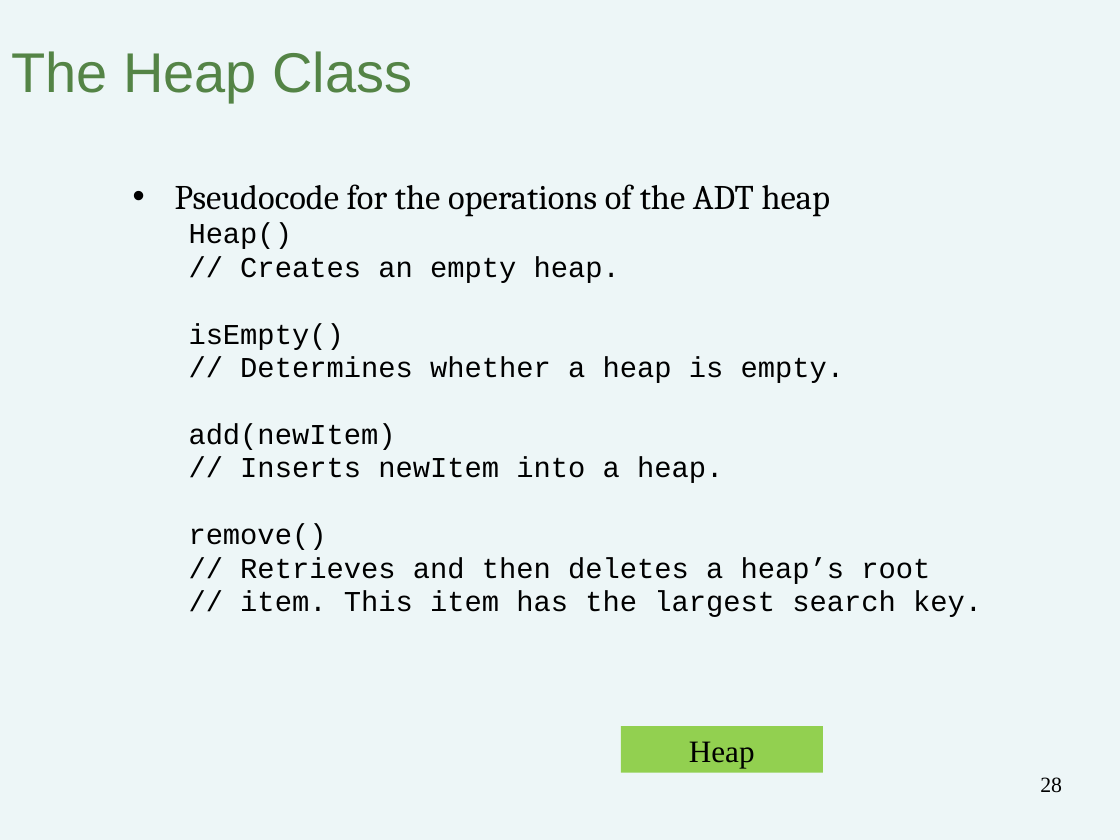
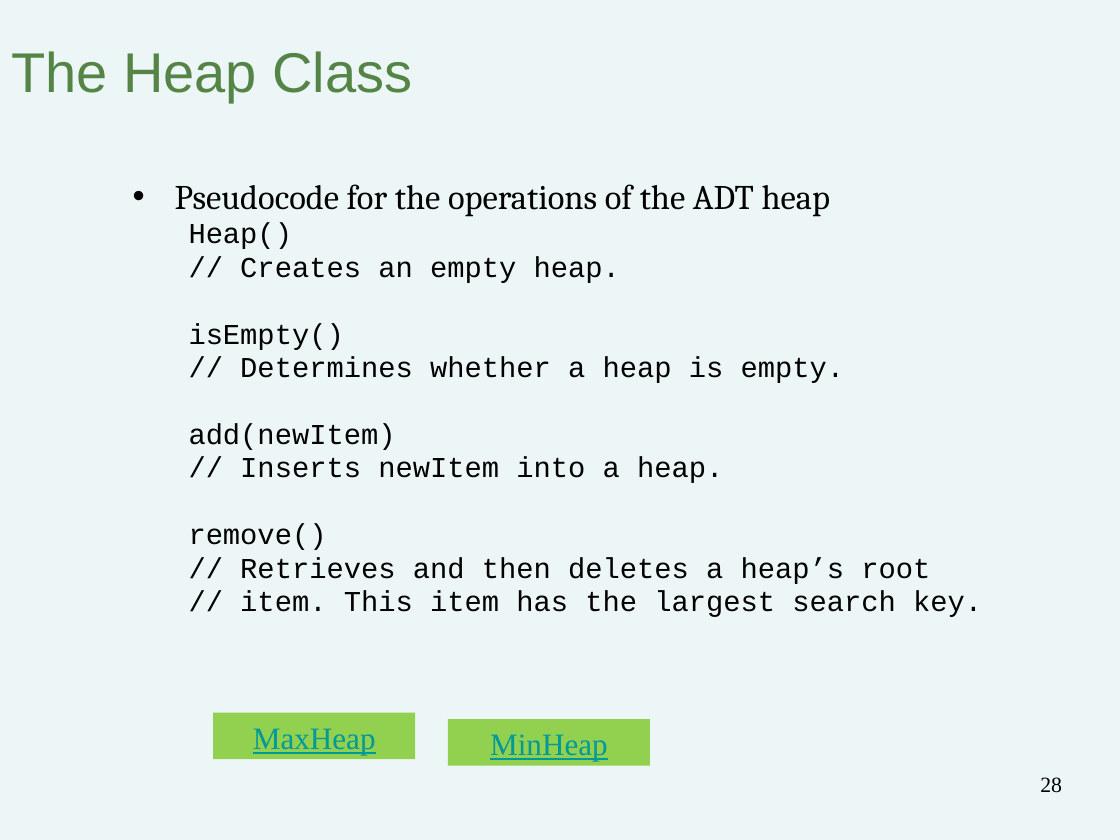
Before and after one commit to bzartoshty/bzartoshty.github.io, a slide deck: slide 28 of COMP182/Lectures/Lecture11/Lecture11-PQ.pptx. Drawn at 1120x840 pixels with LibreOffice and Linux fonts; fonts in the diff are those of the drawing. Boxes give left, top, right and bottom in pixels: in the first picture for what was removed or moved away, otherwise in the second. Text is boxed around its words. In the diff, an @@ line names an element or a change of style, - is before the commit and + after.

```diff
--- a/COMP182/Lectures/Lecture11/Lecture11-PQ.pptx
+++ b/COMP182/Lectures/Lecture11/Lecture11-PQ.pptx
@@ rectangle added at (x1=213, y1=712, x2=414, y2=759), fill #92D050, 20 pt, text #009999, underline @@
+MaxHeap
@@ rectangle added at (x1=448, y1=719, x2=650, y2=766), fill #92D050, 20 pt, text #009999, underline @@
+MinHeap
@@ rectangle removed at (x1=620, y1=726, x2=822, y2=773) @@
-Heap
```
Also in this commit, not shown: 2 other slides changed, 1 other file.
